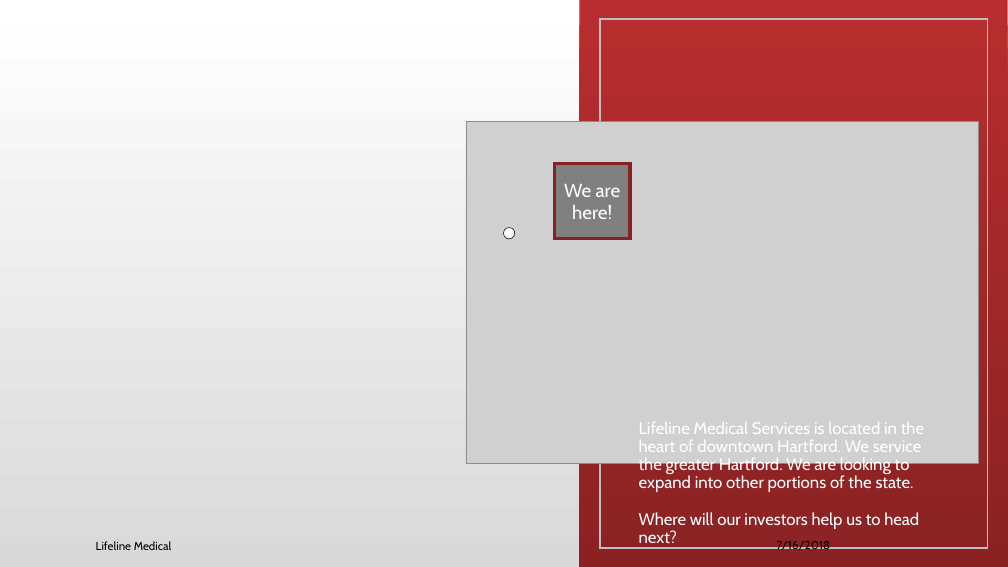
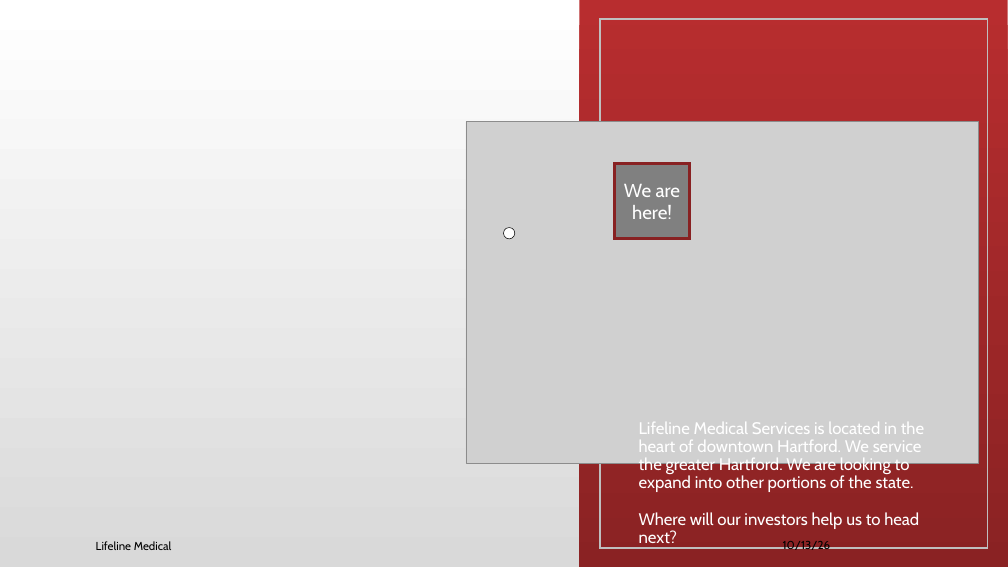
Before and after one commit to bradyewest/testing, a slide deck: slide 4 of NP_PPT19_2a_BraedenMcCrea_2.pptx. Drawn at 1008x567 pixels with LibreOffice and Linux fonts; fonts in the diff are those of the drawing; grey boxes stand for pictures. Boxes give left, top, right and bottom in pixels: in the first picture for what was removed or moved away, otherwise in the second. Text is boxed around its words. In the diff, an @@ line names an element or a change of style, - is before the commit and + after.

```diff
--- a/NP_PPT19_2a_BraedenMcCrea_2.pptx
+++ b/NP_PPT19_2a_BraedenMcCrea_2.pptx
@@ rectangle "We are here!": place and size @@
-rectangle "We are here!" at (554,163,630,239)
+rectangle "We are here!" at (614,163,690,239)
@@ text at (783,541,831,550): text changed @@
-7/16/2018
+10/13/26
```
Also in this commit, not shown: 7 other slides changed.
